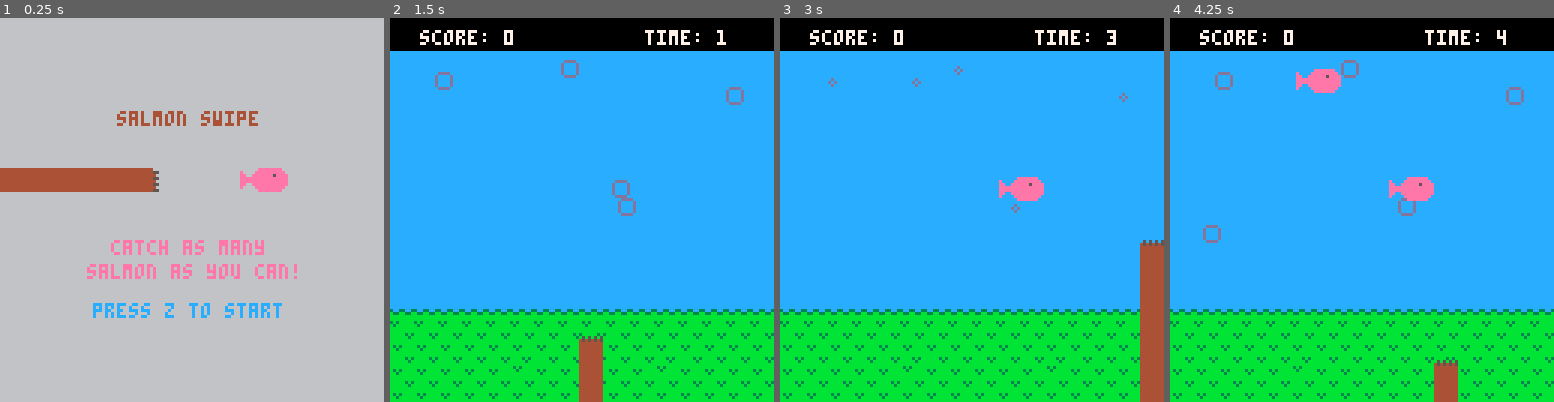
Above: before the commit, frames 1-4 (left to right).
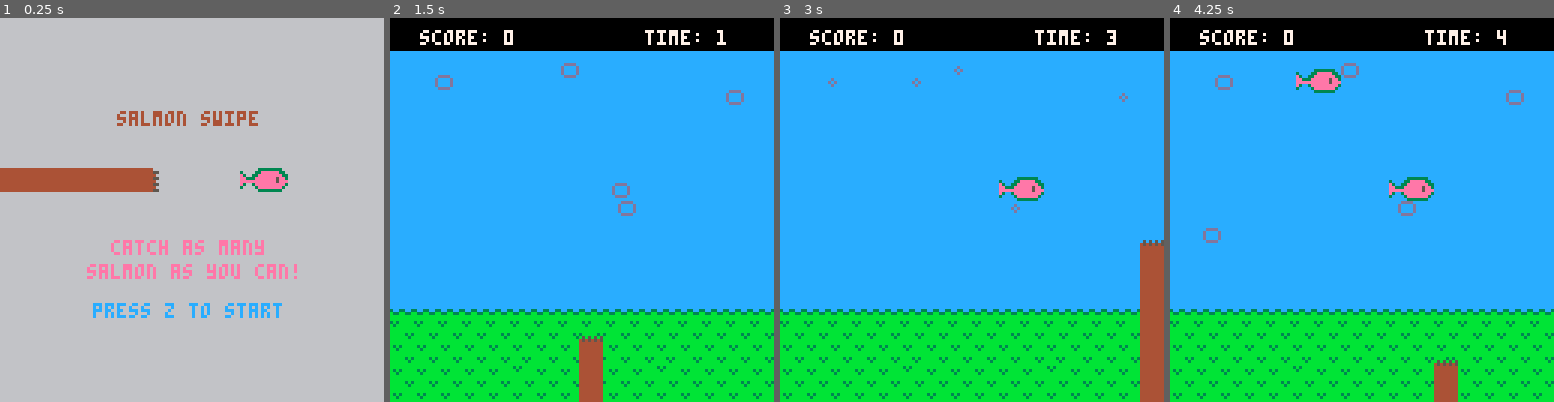
Above: after the commit, the same moments.

Repository: kirsty-gasston/bear-game
Game: PICO-8 cartridge bear-game.p8
Two runs of this game, one before a commit and one after it. Both use one fixed random seed, a clock stepped at 60 frames per second and the inputs below.
Inputs:
- Up to frame 1 (0.25 s): no input
- Up to frame 2 (1.5 s): tap O (Z key) at 0.7 s
- Up to frame 3 (3 s): hold Right 1.6-2.1 s; tap O (Z key) every 0.4 s from 1.7 to 2.9 s; hold Up 2.15-2.42 s; hold Right from 2.47 s (still down)
- Up to frame 4 (4.25 s): release Right at 3.03 s; hold Left 3.08-3.58 s; tap O (Z key) at 3.3, 3.7, 4.1 s; hold Down 3.63-3.97 s; hold Right from 4.02 s (still down)

The runs differ from the first frame. In frame 1, 0.2% of the frame differs, in the area x 62-75%, y 39-46%; in frame 2, 0.3%; in frame 3, 0.2%; in frame 4, 0.7%, in the area x 8-93%, y 10-56%.

Commit message:
Late night sprite tweaks and animation timing test

Diff:
--- a/bear-game.p8
+++ b/bear-game.p8
@@ -109,7 +109,7 @@
 
 function salmonupdate()
 	salmonspr += 1
-	if salmonspr >= fps then
+	if salmonspr >= fps*2 then
 		salmonspr = 0
 	end
 
@@ -179,8 +179,12 @@
 function salmondraw()
  for salmon in all(salmons) do
 			-- show ripple sprite
-			if salmonspr < (fps/2) then
+			if salmonspr < (fps*2/4) then
 	 		spr(18, salmon.x, salmon.y)
+	 	elseif salmonspr < (fps*2/2) then
+	 		spr(19, salmon.x, salmon.y)
+	 	elseif salmonspr < (fps*2/2) + (fps*2/4) then
+	 		spr(21, salmon.x, salmon.y)
 	 	else
 	 		spr(19, salmon.x, salmon.y)
 			end
@@ -255,22 +259,22 @@
 	end
 end
 __gfx__
-00000000000000000000000005050505bbbbbbbb000000eeeeeeee0000000000bbbbbbbb00000000000000000000000000000000000000000000000000000000
-00000000000000000000000045454545bbbbb3b3e0000eeeeeeeeee030033003bbbb3b3b00000000000000000000000000000000000000000000000000000000
-00700700000000000d0d0d0044444444bbbbbb3bee00eeeeeee5eeeeb33bb33bbbbbb3bb00000000000000000000000000000000000000000000000000000000
-00077000d0d0d0d000d0d0d044444444bbbbbbbbeeeeeeeeeeeeeeeebbbbbbbbbbbbbbbb00000000000000000000000000000000000000000000000000000000
-000770000d0d0d0d0000000044444444bbbbbbbbeeeeeeeeeeeeeeeebbbbbbbbb3b3bbbb00000000000000000000000000000000000000000000000000000000
-00700700000000000000000044444444b3b3bbbbee00eeeeeeeeeeee3b3bbbbbbb3bbbbb00000000000000000000000000000000000000000000000000000000
-00000000000000000000000044444444bb3bbbbbe0000eeeeeeeeee0b3bbbbbbbbbbbbbb00000000000000000000000000000000000000000000000000000000
-00000000000000000000000044444444bbbbbbbb000000eeeeeeee00bbbbbbbbbbbbbbbb00000000000000000000000000000000000000000000000000000000
-00000000444444000000000000000000000000000000000000000000000000000000000000000000000000000000000000000000000000000000000000000000
-00000000444444550000000000dddd00000000000000000000000000000000000000000000000000000000000000000000000000000000000000000000000000
-0000000044444440000000000d0000d0000000000000000000000000000000000000000000000000000000000000000000000000000000000000000000000000
-0000000044444455000d00000d0000d0000000000000000000000000000000000000000000000000000000000000000000000000000000000000000000000000
-000000004444444000d0d0000d0000d0000000000000000000000000000000000000000000000000000000000000000000000000000000000000000000000000
-0000000044444455000d00000d0000d0000000000000000000000000000000000000000000000000000000000000000000000000000000000000000000000000
-00000000444444400000000000dddd00000000000000000000000000000000000000000000000000000000000000000000000000000000000000000000000000
-00000000444444550000000000000000000000000000000000000000000000000000000000000000000000000000000000000000000000000000000000000000
+00000000000000000000000005050505bbbbbbbb000000333333330000000000bbbbbbbb33333333000000004444444400000000000000000000000000000000
+00000000000000000000000045454545bbbbb3b33000033eeeeee33030033003bbbb3b3b3333131310011001f9f9f9f900000000000000000000000000000000
+00700700000000000d0d0d0044444444bbbbbb3be30033eeeeeeee33b33bb33bbbbbb3bb33333133311331134949494900000000000000000000000000000000
+00077000d0d0d0d000d0d0d044444444bbbbbbbbee333eeeeeee5ee3bbbbbbbbbbbbbbbb3333333333333333f9f9f9f900000000000000000000000000000000
+000770000d0d0d0d0000000044444444bbbbbbbbeeeeeeeeeeee5eeebbbbbbbbb3b3bbbb31313333333333334949494900000000000000000000000000000000
+00700700000000000000000044444444b3b3bbbbe3003eeeeeeeeee33b3bbbbbbb3bbbbb3313333313133333f9f9f9f900000000000000000000000000000000
+00000000000000000000000044444444bb3bbbbb300003eeeeeeee30b3bbbbbbbbbbbbbb33333333313333334949494900000000000000000000000000000000
+00000000000000000000000044444444bbbbbbbb0000003333333300bbbbbbbbbbbbbbbb3333333333333333f9f9f9f900000000000000000000000000000000
+000000004444440000000000000000000000000000dddd0000000000000000000000000000000000000000000000000000000000000000000000000000000000
+0000000044444455000000000000000000dddd000d0000d000000000000000000000000000000000000000000000000000000000000000000000000000000000
+00000000444444400000000000dddd000d0000d0d000000d00000000000000000000000000000000000000000000000000000000000000000000000000000000
+0000000044444455000d00000d0000d0d000000dd000000d00000000000000000000000000000000000000000000000000000000000000000000000000000000
+000000004444444000d0d0000d0000d0d000000dd000000d00000000000000000000000000000000000000000000000000000000000000000000000000000000
+0000000044444455000d00000d0000d00d0000d0d000000d00000000000000000000000000000000000000000000000000000000000000000000000000000000
+00000000444444400000000000dddd0000dddd000d0000d000000000000000000000000000000000000000000000000000000000000000000000000000000000
+000000004444445500000000000000000000000000dddd0000000000000000000000000000000000000000000000000000000000000000000000000000000000
 00000000000000000000000000000000000000000000000000000000000000000000000000000000000000000000000000000000000000000000000000000000
 00000000000000000000000000000000000000000000000000000000000000000000000000000000000000000000000000000000000000000000000000000000
 00000000000000000000000000000000000000000000000000000000000000000000000000000000000000000000000000000000000000000000000000000000
@@ -388,9 +392,9 @@
 0000000000000000000000000000000000000000000000000000000000000000000000000000000000000000000000000000000000000000000000000000000000000000000000000000000000000000000000000000000000000000000000000000000000000000000000000000000000000000000000000000000000000000
 __map__
 0000000000000000000000000000000000000000000000000000000000000000000000000000000000000000000000000000000000000000000000000000000000000000000000000000000000000000000000000000000000000000000000000000000000000000000000000000000000000000000000000000000000000000
-0000000000101010000000000000000000000000000000000000000000000000000000000000000000000000000000000000000000000000000000000000000000000000000000000000000000000000000000000000000000000000000000000000000000000000000000000000000000000000000000000000000000000000
-0000000000101010000000000000000000000000000000000000000000000000000000000000000000000000000000000000000000000000000000000000000000000000000000000000000000000000000000000000000000000000000000000000000000000000000000000000000000000000000000000000000000000000
-0000000000001000000000000000000000000000000000000000000000000000000000000000000000000000000000000000000000000000000000000000000000000000000000000000000000000000000000000000000000000000000000000000000000000000000000000000000000000000000000000000000000000000
+0000000000000000000000000000000000000000000000000000000000000000000000000000000000000000000000000000000000000000000000000000000000000000000000000000000000000000000000000000000000000000000000000000000000000000000000000000000000000000000000000000000000000000
+0000000000000000000000000000000000000000000000000000000000000000000000000000000000000000000000000000000000000000000000000000000000000000000000000000000000000000000000000000000000000000000000000000000000000000000000000000000000000000000000000000000000000000
+0000000000000000000000000000000000000000000000000000000000000000000000000000000000000000000000000000000000000000000000000000000000000000000000000000000000000000000000000000000000000000000000000000000000000000000000000000000000000000000000000000000000000000
 0000000000000000000000000000000000000000000000000000000000000000000000000000000000000000000000000000000000000000000000000000000000000000000000000000000000000000000000000000000000000000000000000000000000000000000000000000000000000000000000000000000000000000
 0000000000000000000000000000000000000000000000000000000000000000000000000000000000000000000000000000000000000000000000000000000000000000000000000000000000000000000000000000000000000000000000000000000000000000000000000000000000000000000000000000000000000000
 0000000000000000000000000000000000000000000000000000000000000000000000000000000000000000000000000000000000000000000000000000000000000000000000000000000000000000000000000000000000000000000000000000000000000000000000000000000000000000000000000000000000000000
